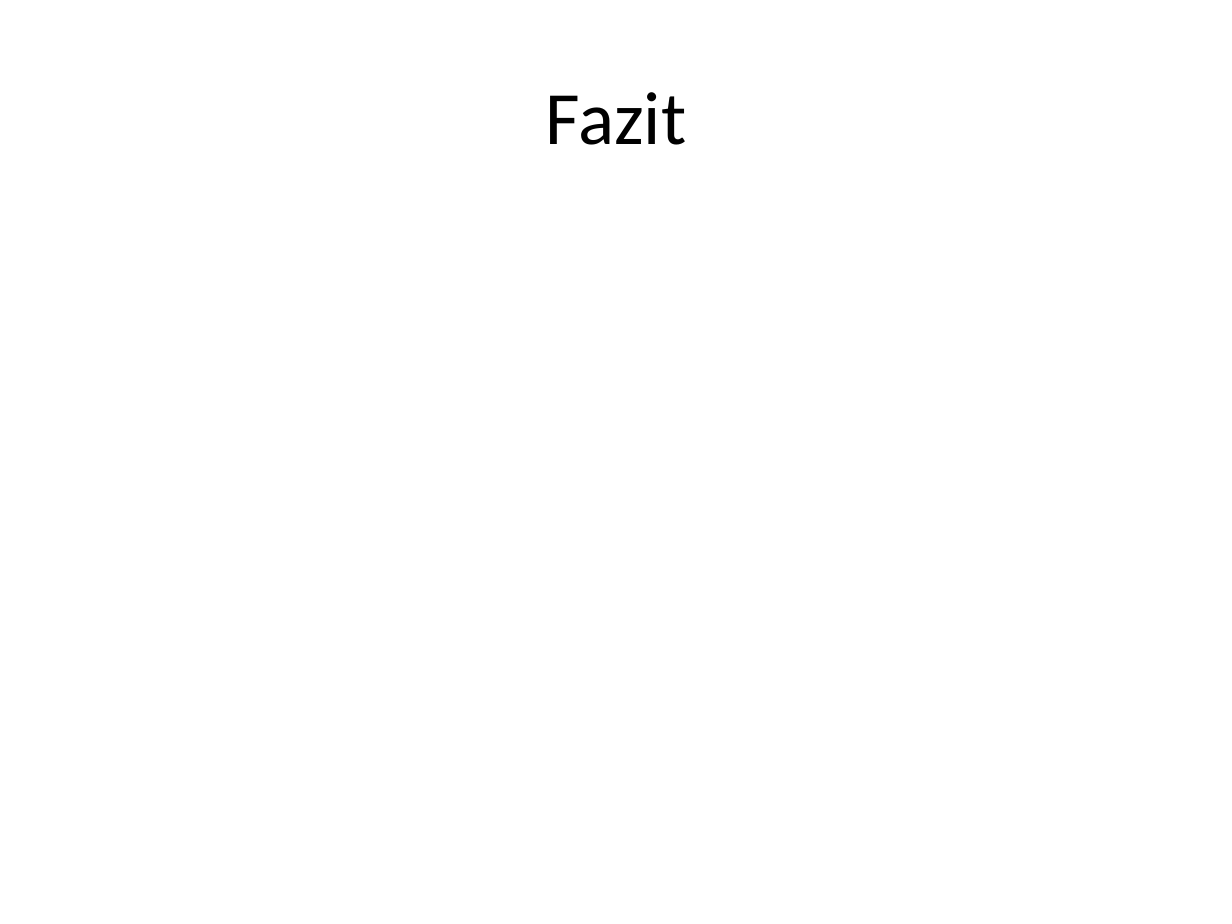
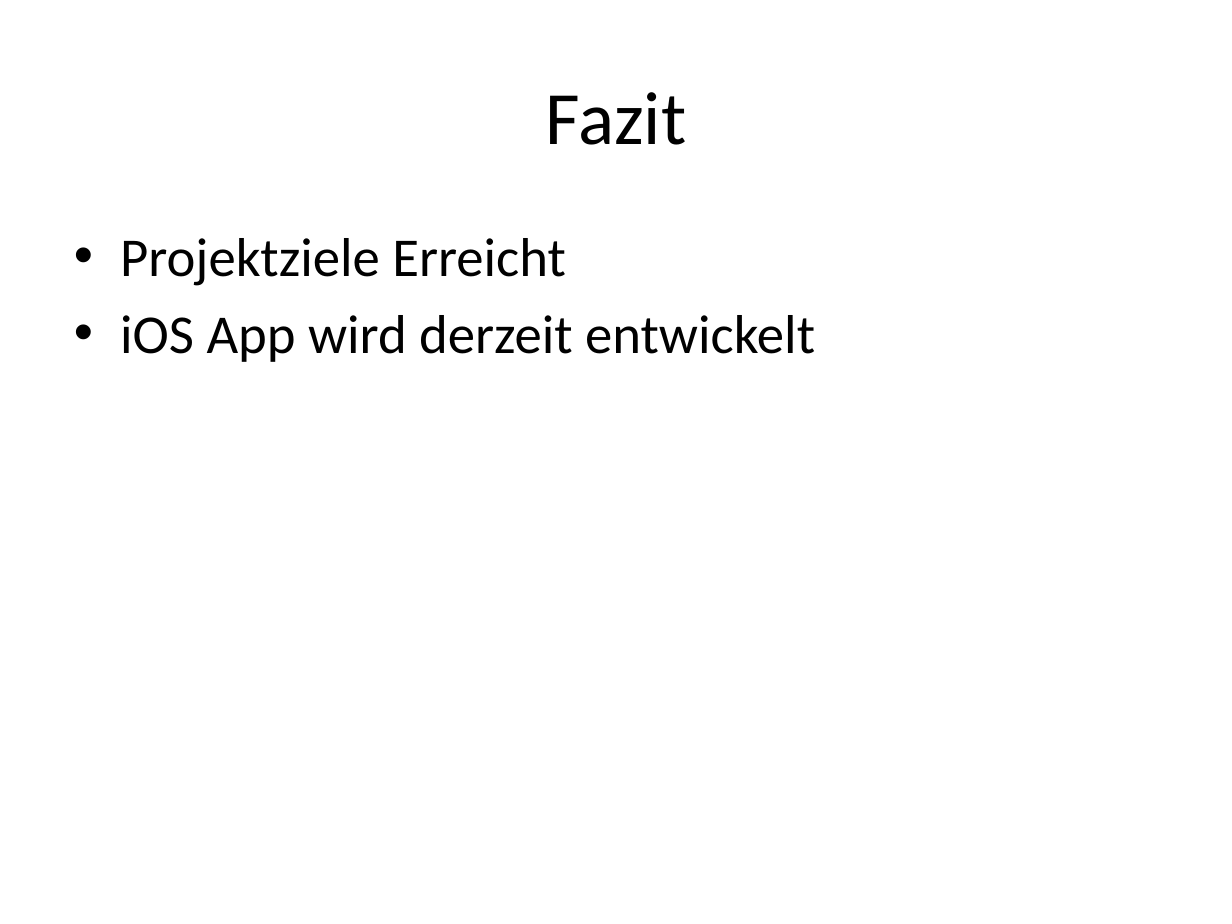
Before and after one commit to janhelmle/weiterbildung_fachinformatiker_ihk_projektantrag, a slide deck: slide 15 of praesentation/Projektpräsentation.pptx. Drawn at 1232x924 pixels with LibreOffice and Linux fonts; fonts in the diff are those of the drawing. Boxes give left, top, right and bottom in pixels: in the first picture for what was removed or moved away, otherwise in the second. Text is boxed around its words. In the diff, an @@ line names an element or a change of style, - is before the commit and + after.

```diff
--- a/praesentation/Projektpräsentation.pptx
+++ b/praesentation/Projektpräsentation.pptx
@@ text added at (120,238,815,362), 32 pt, text #000000 @@
+• Projektziele Erreicht
+• iOS App wird derzeit entwickelt
```
Also in this commit, not shown: 1 other file.
